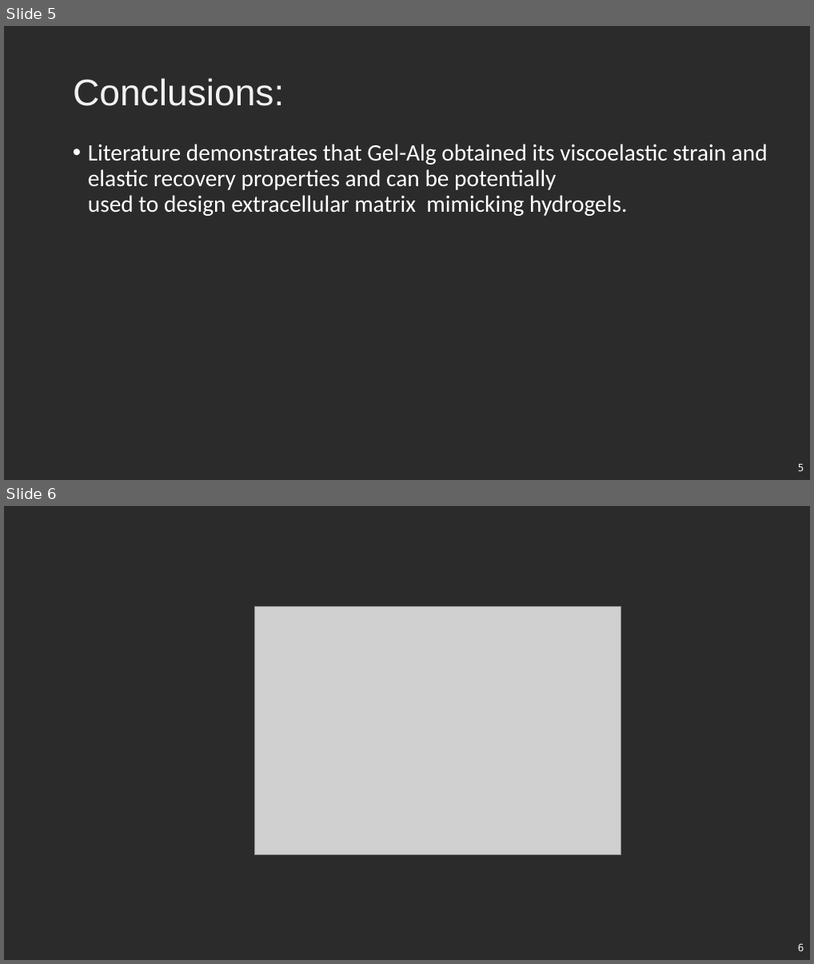
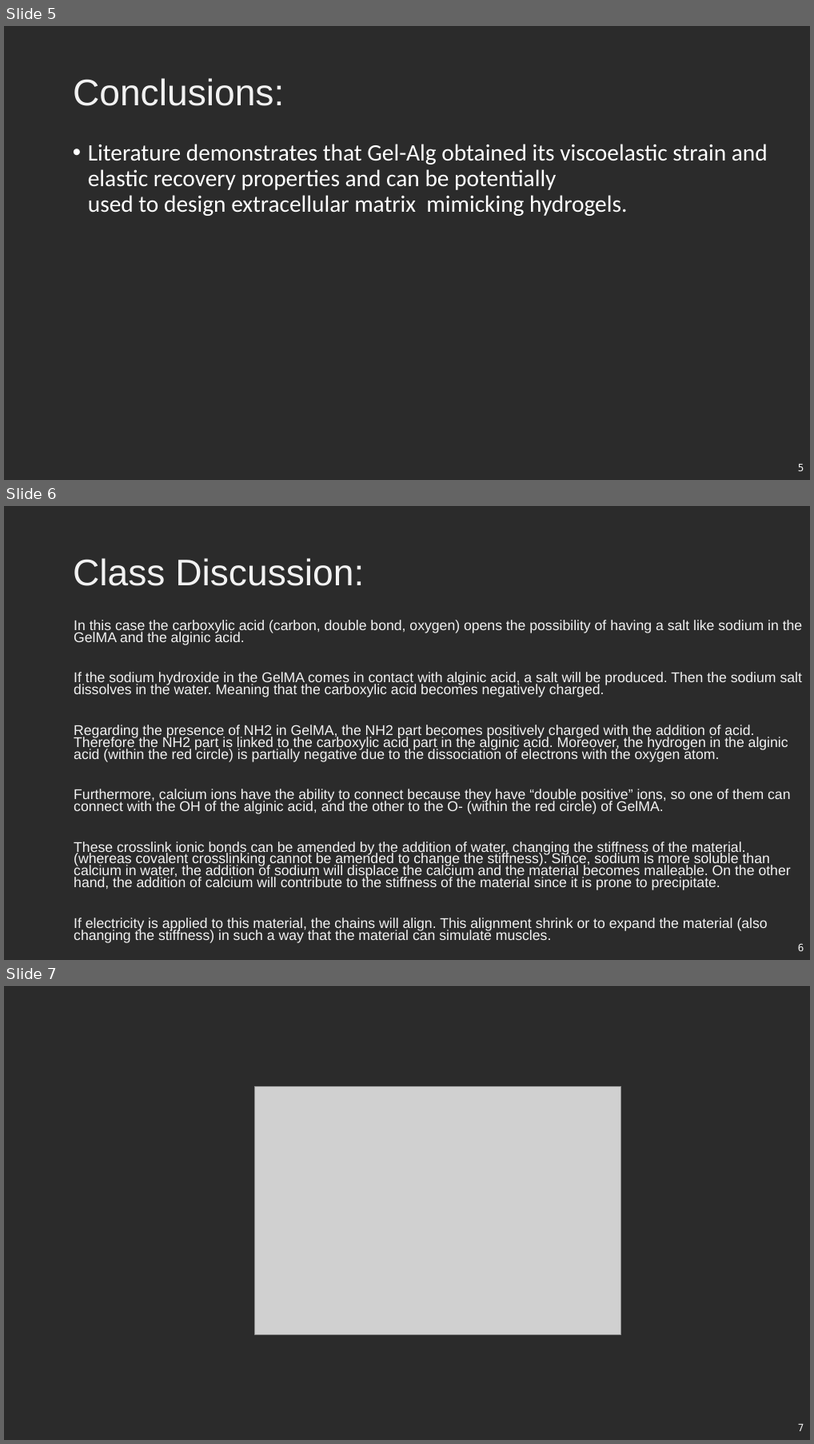
Before and after one commit to KiraSensei13/MNT_ITESM_courses, a slide deck: 3a.1.PlasticsAndCompositesEngineering/5_ClassActivity/2_Class Activity_06.07.2020_team2.pptx. Shown one above the other, each under a label of ours: slides 5 and 6 before the commit, slides 5, 6 and 7 after it. The pictures are 814x964 and 814x1444 pixels, drawn with LibreOffice and Linux fonts; fonts in the diff are those of the drawing; grey boxes stand for pictures; background and template pictures are left out; a plain dark background stands for a picture behind light text. Boxes give left, top, right and bottom in pixels: in the first picture for what was removed or moved away, otherwise in the second. Text is boxed around its words. In the diff, an @@ line names an element or a change of style, - is before the commit and + after.

```diff
--- a/3a.1.PlasticsAndCompositesEngineering/5_ClassActivity/2_Class Activity_06.07.2020_team2.pptx
+++ b/3a.1.PlasticsAndCompositesEngineering/5_ClassActivity/2_Class Activity_06.07.2020_team2.pptx
@@ slide 6 added at bbox=[4, 506, 810, 960], background picture (left out) @@
@@ title added at bbox=[73, 558, 364, 586], 44 pt, text #F2F2F2 @@
+Class Discussion:
@@ text added at bbox=[74, 620, 803, 943], 16.8 pt, text #F2F2F2 @@
+In this case the carboxylic acid (carbon, double bond, oxygen) opens the possibility of having a salt like sodium in the GelMA and the alginic acid.
+If the sodium hydroxide in the GelMA comes in contact with alginic acid, a salt will be produced. Then the sodium salt dissolves in the water. Meaning that the carboxylic acid becomes negatively charged.
+Regarding the presence of NH2 in GelMA, the NH2 part becomes positively charged with the addition of acid. Therefore the NH2 part is linked to the carboxylic acid part in the alginic acid. Moreover, the hydrogen in the alginic acid (within the red circle) is partially negative due to the dissociation of electrons with the oxygen atom.
+Furthermore, calcium ions have the ability to connect because they have “double positive” ions, so one of them can connect with the OH of the alginic acid, and the other to the O- (within the red circle) of GelMA.
+These crosslink ionic bonds can be amended by the addition of water, changing the stiffness of the material. (whereas covalent crosslinking cannot be amended to change the stiffness). Since, sodium is more soluble than calcium in water, the addition of sodium will displace the calcium and the material becomes malleable. On the other hand, the addition of calcium will contribute to the stiffness of the material since it is prone to precipitate.
+If electricity is applied to this material, the chains will align. This alignment shrink or to expand the material (also changing the stiffness) in such a way that the material can simulate muscles.
@@ page number added at bbox=[798, 943, 805, 951], 12 pt, text #F2F2F2 @@
+6
@@ what was slide 6 is now slide 7 @@
@@ page number at bbox=[798, 1424, 805, 1431]: text changed @@
-6
+7
```
Also in this commit, not shown: 2 other files.
